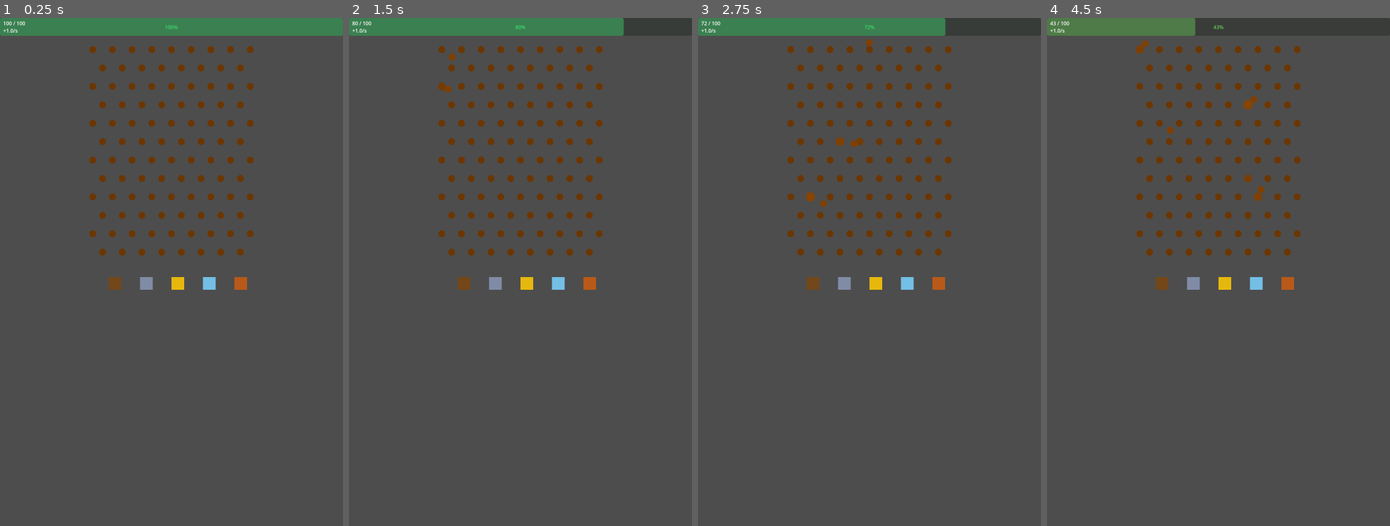
Above: before the commit, frames 1-4 (left to right).
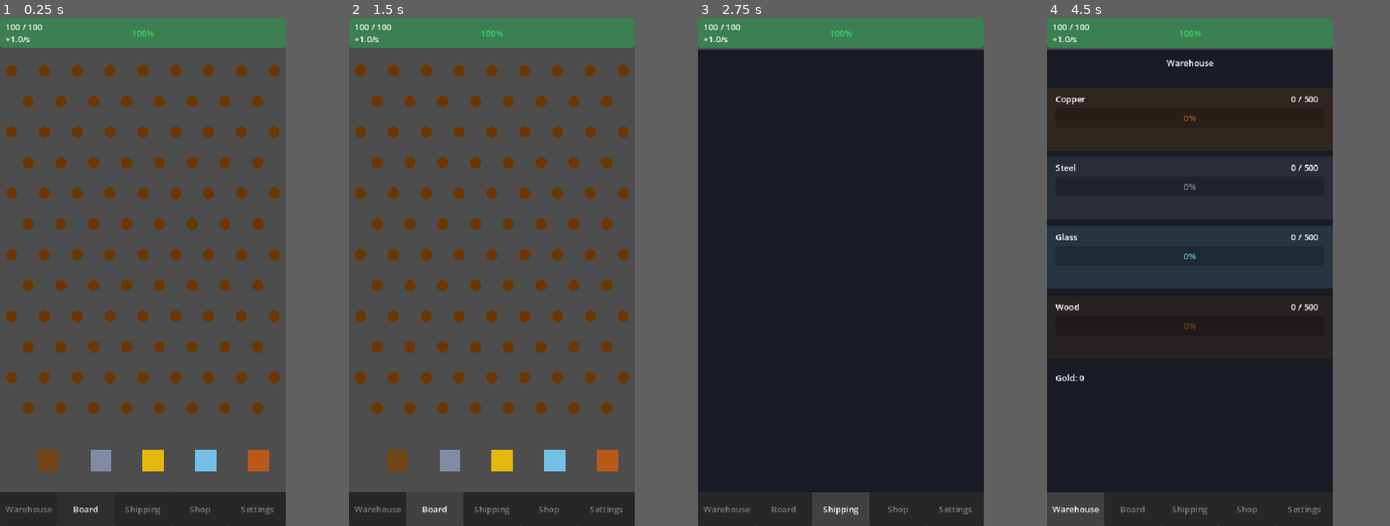
Above: after the commit, the same moments.

Repository: RafaelNTeixeira/ScrapFall
Game: Godot game, scene res://scenes/Main.tscn
Two runs of this game, one before a commit and one after it. Both use one fixed random seed, a clock stepped at 60 frames per second and the inputs below.
Inputs (mouse positions are in pixels of both pictures, inside the frame that each line leads up to):
- Up to frame 1 (0.25 s): no input
- Up to frame 2 (1.5 s): click (383, 510) at 0.5 s, where only the run after the commit has a clickable "Warehouse"; click (451, 510) at 1.25 s, where only the run after the commit has a clickable "Board"
- Up to frame 3 (2.75 s): click (869, 510) at 2 s, where only the run after the commit has a clickable "Shipping"
- Up to frame 4 (4.5 s): click (1287, 510) at 2.75 s, where only the run after the commit has a clickable "Shop"; click (1355, 510) at 3.5 s, where only the run after the commit has a clickable "Settings"; click (1081, 510) at 4.25 s, where only the run after the commit has a clickable "Warehouse"
In our replay, the window is 540x800 before the commit and 450x800 after it. These sizes can differ from the game's own. Grey fills any space a smaller window leaves; there, only what the larger window draws over its background counts as a difference.

The runs differ from the first frame. In frame 1, 18% of the frame differs, in the area x 0-100%, y 0-100%; in frame 2, 16%; in frame 3, 79%; in frame 4, 80%, in the area x 0-84%, y 0-100%.

Commit message:
feat: Added audio manager; Added functional navigation bar system; Added warehouse screen to display collected materials from board; Improved screen resolution

Diff:
--- a/project.godot
+++ b/project.godot
@@ -18,12 +18,15 @@
 [autoload]
 
 GameManager="*uid://rnwlnr75gpur"
+AudioManager="*uid://cxabq1i4rr7xk"
 
 [display]
 
-window/size/viewport_width=1080
-window/size/viewport_height=1920
+window/size/viewport_width=540
+window/size/viewport_height=960
+window/stretch/mode="canvas_items"
 window/stretch/aspect="expand"
+window/handheld/orientation=1
 
 [editor]
 
--- a/scenes/Main.tscn
+++ b/scenes/Main.tscn
@@ -2,9 +2,12 @@
 
 [ext_resource type="PackedScene" uid="uid://bl3hdribg6hh8" path="res://scenes/Board.tscn" id="1_rvslj"]
 [ext_resource type="PackedScene" uid="uid://dg4v756kbnwjj" path="res://scenes/PowerMeterUI.tscn" id="2_0bbpv"]
+[ext_resource type="PackedScene" uid="uid://chf23gce4pwdf" path="res://scenes/TabNavigator.tscn" id="3_0bbpv"]
 
 [node name="Main" type="Node2D" unique_id=1941893153]
 
 [node name="Board" parent="." unique_id=1036975276 instance=ExtResource("1_rvslj")]
 
-[node name="HUDLayer" parent="." unique_id=1048863011 instance=ExtResource("2_0bbpv")]
+[node name="UILayer" parent="." unique_id=1048863011 instance=ExtResource("2_0bbpv")]
+
+[node name="TabNavigator" parent="UILayer" unique_id=1012297485 instance=ExtResource("3_0bbpv")]
--- a/scenes/PowerMeterUI.tscn
+++ b/scenes/PowerMeterUI.tscn
@@ -16,7 +16,7 @@
 
 [node name="FillBar" type="ProgressBar" parent="Control" unique_id=989091035]
 layout_mode = 0
-offset_right = 1080.0
+offset_right = 540.0
 offset_bottom = 56.0
 step = 1.0
 
@@ -38,7 +38,7 @@
 
 [node name="NoEnergyFlash" type="ColorRect" parent="Control" unique_id=741351804]
 layout_mode = 0
-offset_right = 1080.0
+offset_right = 540.0
 offset_bottom = 56.0
 mouse_filter = 2
 color = Color(0.8901961, 0, 0, 0)
--- /dev/null
+++ b/scenes/ResourceBar.tscn
@@ -0,0 +1,50 @@
+[gd_scene format=3 uid="uid://0cfhrbrhjljs"]
+
+[ext_resource type="Script" uid="uid://cu7n0686nca88" path="res://scripts/ResourceBar.gd" id="1_mp457"]
+
+[node name="ResourceBar" type="Control" unique_id=1592509868]
+custom_minimum_size = Vector2(220, 80)
+layout_mode = 3
+anchors_preset = 0
+offset_right = 540.0
+offset_bottom = 173.0
+script = ExtResource("1_mp457")
+
+[node name="Background" type="ColorRect" parent="." unique_id=1040298500]
+layout_mode = 0
+offset_right = 540.0
+offset_bottom = 118.0
+color = Color(0.3553136, 0.35531354, 0.35531357, 1)
+
+[node name="FillBar" type="ProgressBar" parent="." unique_id=1691930371]
+layout_mode = 0
+offset_left = 16.0
+offset_top = 38.0
+offset_right = 523.0
+offset_bottom = 75.0
+
+[node name="ResourceLabel" type="Label" parent="." unique_id=928739105]
+layout_mode = 0
+offset_left = 16.0
+offset_top = 9.0
+offset_right = 72.0
+offset_bottom = 32.0
+text = "Copper"
+
+[node name="AmountLabel" type="Label" parent="." unique_id=199032356]
+layout_mode = 0
+offset_left = 461.0
+offset_top = 9.0
+offset_right = 523.0
+offset_bottom = 32.0
+text = "247/500"
+
+[node name="FullLabel" type="Label" parent="." unique_id=1742429085]
+layout_mode = 0
+offset_left = 16.0
+offset_top = 84.0
+offset_right = 523.0
+offset_bottom = 107.0
+text = "FULL!"
+horizontal_alignment = 2
+vertical_alignment = 2
--- /dev/null
+++ b/scenes/TabNavigator.tscn
@@ -0,0 +1,86 @@
+[gd_scene format=3 uid="uid://chf23gce4pwdf"]
+
+[ext_resource type="Script" uid="uid://dod2nobirxbhk" path="res://scripts/TabNavigator.gd" id="1_3dw7a"]
+[ext_resource type="PackedScene" uid="uid://biav1n2qqyxv5" path="res://scenes/WarehousePanel.tscn" id="2_08dki"]
+
+[node name="TabNavigator" type="Control" unique_id=1012297485]
+layout_mode = 3
+anchors_preset = 12
+anchor_top = 1.0
+anchor_right = 1.0
+anchor_bottom = 1.0
+offset_top = -80.0
+grow_horizontal = 2
+grow_vertical = 0
+script = ExtResource("1_3dw7a")
+
+[node name="TabBar" type="HBoxContainer" parent="." unique_id=653799686]
+layout_mode = 0
+offset_right = 541.0
+offset_bottom = 80.0
+theme_override_constants/separation = 0
+alignment = 1
+
+[node name="BtnWarehouse" type="Button" parent="TabBar" unique_id=2130868384]
+layout_mode = 2
+size_flags_horizontal = 3
+text = "Warehouse"
+
+[node name="BtnBoard" type="Button" parent="TabBar" unique_id=64228727]
+layout_mode = 2
+size_flags_horizontal = 3
+text = "Board"
+
+[node name="BtnShipping" type="Button" parent="TabBar" unique_id=2135231738]
+layout_mode = 2
+size_flags_horizontal = 3
+text = "Shipping"
+
+[node name="BtnShop" type="Button" parent="TabBar" unique_id=1448608533]
+layout_mode = 2
+size_flags_horizontal = 3
+text = "Shop"
+
+[node name="BtnSettings" type="Button" parent="TabBar" unique_id=2082704677]
+layout_mode = 2
+size_flags_horizontal = 3
+text = "Settings"
+
+[node name="Panels" type="Control" parent="." unique_id=1927764689]
+anchors_preset = 0
+offset_top = -41.0
+offset_right = 540.0
+offset_bottom = -1.0
+mouse_filter = 1
+
+[node name="WarehousePanel" parent="Panels" unique_id=2115286960 instance=ExtResource("2_08dki")]
+layout_mode = 1
+offset_top = -775.0
+pivot_offset = Vector2(0, 80)
+
+[node name="BoardPanel" type="Control" parent="Panels" unique_id=1108239978]
+anchors_preset = 0
+offset_top = -775.0
+offset_right = 540.0
+offset_bottom = 40.0
+
+[node name="ShippingPanel" type="Label" parent="Panels" unique_id=1627672269]
+layout_mode = 0
+offset_top = -775.0
+offset_right = 540.0
+offset_bottom = 41.0
+text = "Shipping - coming soon"
+
+[node name="ShopPanel" type="Label" parent="Panels" unique_id=1579446302]
+layout_mode = 0
+offset_top = -775.0
+offset_right = 540.0
+offset_bottom = 41.0
+text = "Shop - coming soon"
+
+[node name="SettingsPanel" type="Label" parent="Panels" unique_id=1184281326]
+layout_mode = 0
+offset_top = -775.0
+offset_right = 540.0
+offset_bottom = 40.0
+text = "Settings - coming soon"
--- /dev/null
+++ b/scenes/WarehousePanel.tscn
@@ -0,0 +1,53 @@
+[gd_scene format=3 uid="uid://biav1n2qqyxv5"]
+
+[ext_resource type="Script" uid="uid://dwvq0dunqyih6" path="res://scripts/WarehouseUI.gd" id="1_3bh1b"]
+[ext_resource type="PackedScene" uid="uid://0cfhrbrhjljs" path="res://scenes/ResourceBar.tscn" id="2_3bh1b"]
+
+[node name="WarehousePanel" type="Control" unique_id=2115286960]
+layout_mode = 3
+anchors_preset = 15
+anchor_right = 1.0
+anchor_bottom = 1.0
+grow_horizontal = 2
+grow_vertical = 2
+script = ExtResource("1_3bh1b")
+
+[node name="TitleLabel" type="Label" parent="." unique_id=1770693474]
+layout_mode = 0
+offset_right = 540.0
+offset_bottom = 49.0
+text = "Warehouse"
+horizontal_alignment = 1
+vertical_alignment = 1
+
+[node name="CopperBar" parent="." unique_id=1592509868 instance=ExtResource("2_3bh1b")]
+layout_mode = 0
+offset_top = 72.0
+offset_bottom = 190.0
+
+[node name="SteelBar" parent="." unique_id=2101834499 instance=ExtResource("2_3bh1b")]
+layout_mode = 0
+offset_top = 202.0
+offset_bottom = 320.0
+resource_type = "Steel"
+
+[node name="GlassBar" parent="." unique_id=241767352 instance=ExtResource("2_3bh1b")]
+layout_mode = 0
+offset_top = 333.0
+offset_bottom = 451.0
+resource_type = "Glass"
+
+[node name="WoodBar" parent="." unique_id=2037759016 instance=ExtResource("2_3bh1b")]
+layout_mode = 0
+offset_top = 465.0
+offset_right = 539.0
+offset_bottom = 583.0
+resource_type = "Wood"
+
+[node name="GoldLabel" type="Label" parent="." unique_id=1227813895]
+layout_mode = 0
+offset_left = 16.0
+offset_top = 608.0
+offset_right = 104.0
+offset_bottom = 631.0
+text = "GoldLabel"
--- /dev/null
+++ b/scripts/AudioManager.gd
@@ -0,0 +1,94 @@
+# =============================================================================
+# AudioManager.gd
+# Autoload Singleton — register in Project > Project Settings > Autoload
+# Name it exactly "AudioManager"
+#
+# Add your .wav or .ogg files to res://audio/ and assign them in the Inspector
+# on the AudioManager node (or swap the @export vars for preloads once you
+# have real assets). Placeholder-safe: every play call checks for null first
+# so the game never crashes from a missing sound file.
+# =============================================================================
+extends Node
+
+# -----------------------------------------------------------------------------
+# Exported audio streams — drag .wav/.ogg files here in the Inspector
+# -----------------------------------------------------------------------------
+@export var sfx_ball_spawn:    AudioStream
+@export var sfx_peg_hit:       AudioStream
+@export var sfx_peg_energy:    AudioStream   # distinct sound for energy peg
+@export var sfx_slot_collect:  AudioStream
+@export var sfx_no_energy:     AudioStream   # buzz when meter is empty
+@export var sfx_storage_full:  AudioStream   # warning when resource cap hit
+@export var sfx_tab_switch:    AudioStream
+
+@export var music_board:       AudioStream   # looping board background music
+
+# -----------------------------------------------------------------------------
+# Settings — toggled by SettingsUI (Phase 10)
+# -----------------------------------------------------------------------------
+var sfx_enabled:   bool = true
+var music_enabled: bool = true
+
+# -----------------------------------------------------------------------------
+# Internal players
+# -----------------------------------------------------------------------------
+# Pool of one-shot SFX players so rapid sounds don't cancel each other
+const SFX_POOL_SIZE: int = 6
+var _sfx_pool:   Array[AudioStreamPlayer] = []
+var _pool_index: int = 0
+
+var _music_player: AudioStreamPlayer
+
+func _ready() -> void:
+	# Build SFX pool
+	for i in SFX_POOL_SIZE:
+		var p := AudioStreamPlayer.new()
+		p.bus = "SFX"          # route to SFX bus (create in AudioServer if needed)
+		add_child(p)
+		_sfx_pool.append(p)
+
+	# Single music player
+	_music_player = AudioStreamPlayer.new()
+	_music_player.bus    = "Music"
+	_music_player.volume_db = -6.0
+	add_child(_music_player)
+
+	# Connect GameManager signals so sounds fire automatically
+	GameManager.ball_drop_failed.connect(func(): play(sfx_no_energy))
+	GameManager.storage_full.connect(func(_r): play(sfx_storage_full))
+
+# -----------------------------------------------------------------------------
+# Public API
+# -----------------------------------------------------------------------------
+func play(stream: AudioStream, volume_db: float = 0.0) -> void:
+	if not sfx_enabled or stream == null:
+		return
+	var player := _sfx_pool[_pool_index]
+	_pool_index = (_pool_index + 1) % SFX_POOL_SIZE
+	player.stream    = stream
+	player.volume_db = volume_db
+	player.play()
+
+func play_music() -> void:
+	if not music_enabled or music_board == null:
+		return
+	if _music_player.playing:
+		return
+	_music_player.stream = music_board
+	_music_player.play()
+
+func stop_music() -> void:
+	_music_player.stop()
+
+func set_sfx_enabled(enabled: bool) -> void:
+	sfx_enabled = enabled
+	if not enabled:
+		for p in _sfx_pool:
+			p.stop()
+
+func set_music_enabled(enabled: bool) -> void:
+	music_enabled = enabled
+	if enabled:
+		play_music()
+	else:
+		stop_music()
--- a/scripts/Board.gd
+++ b/scripts/Board.gd
@@ -185,7 +185,7 @@
 # -----------------------------------------------------------------------------
 # Input — tap anywhere to drop a ball (clamped to board X range)
 # -----------------------------------------------------------------------------
-func _input(event: InputEvent) -> void:
+func _unhandled_input(event: InputEvent) -> void:
 	var pressed: bool = false
 	var tap_x:   float = 0.0
 
--- /dev/null
+++ b/scripts/ResourceBar.gd
@@ -0,0 +1,72 @@
+# =============================================================================
+# ResourceBar.gd
+# Attach to: Control node — one instance per resource (Copper/Steel/Glass/Wood)
+#
+# Scene tree — names must match exactly:
+#   ResourceBar (Control)
+#   ├── Background   (ColorRect)
+#   ├── FillBar      (ProgressBar)
+#   ├── ResourceLabel (Label)   — "Copper"
+#   ├── AmountLabel  (Label)    — "247 / 500"
+#   └── FullLabel    (Label)    — "FULL!" hidden unless at cap
+# =============================================================================
+extends Control
+
+@export var resource_type: String = "Copper"
+
+@onready var _fill_bar:       ProgressBar = $FillBar
+@onready var _resource_label: Label       = $ResourceLabel
+@onready var _amount_label:   Label       = $AmountLabel
+@onready var _full_label:     Label       = $FullLabel
+@onready var _background:     ColorRect   = $Background
+
+const COLORS: Dictionary = {
+	"Copper": Color(0.72, 0.35, 0.10),
+	"Steel":  Color(0.50, 0.55, 0.65),
+	"Glass":  Color(0.45, 0.75, 0.90),
+	"Wood":   Color(0.45, 0.28, 0.10),
+}
+
+var _is_blinking: bool = false
+
+func _ready() -> void:
+	_resource_label.text = resource_type
+	_full_label.visible  = false
+
+	var col: Color = COLORS.get(resource_type, Color.WHITE)
+	_fill_bar.modulate = col
+	_background.color  = Color(col.r, col.g, col.b, 0.15)
+
+	_fill_bar.min_value = 0
+	_fill_bar.max_value = GameManager.storage_caps.get(resource_type, 500)
+	_fill_bar.value     = GameManager.resources.get(resource_type, 0)
+	_update_amount_label()
+
+	GameManager.resource_collected.connect(_on_resource_collected)
+	GameManager.storage_full.connect(_on_storage_full)
+
+func _on_resource_collected(res_type: String, new_total: int) -> void:
+	if res_type != resource_type:
+		return
+	_fill_bar.max_value = GameManager.storage_caps.get(resource_type, 500)
+	_fill_bar.value     = new_total
+	_update_amount_label()
+	_full_label.visible = (new_total >= int(_fill_bar.max_value))
+	if _full_label.visible and not _is_blinking:
+		_start_blink()
+
+func _on_storage_full(res_type: String) -> void:
+	if res_type == resource_type and not _is_blinking:
+		_start_blink()
+
+func _update_amount_label() -> void:
+	var current: int = GameManager.resources.get(resource_type, 0)
+	var cap:     int = GameManager.storage_caps.get(resource_type, 500)
+	_amount_label.text = "%d / %d" % [current, cap]
+
+func _start_blink() -> void:
+	_is_blinking = true
+	var tween: Tween = create_tween().set_loops(6)
+	tween.tween_property(_fill_bar, "modulate", Color.RED, 0.18)
+	tween.tween_property(_fill_bar, "modulate", COLORS.get(resource_type, Color.WHITE), 0.18)
+	tween.finished.connect(func(): _is_blinking = false, CONNECT_ONE_SHOT)
--- /dev/null
+++ b/scripts/TabNavigator.gd
@@ -0,0 +1,124 @@
+# =============================================================================
+# TabNavigator.gd
+# Attach to: Control node inside UILayer (CanvasLayer).
+# No manual anchor setup needed — _ready() positions everything in code.
+#
+# Scene tree — names must match exactly:
+#   TabNavigator (Control)        ← this script
+#   ├── TabBar (HBoxContainer)
+#   │   ├── BtnWarehouse (Button)
+#   │   ├── BtnBoard     (Button)
+#   │   ├── BtnShipping  (Button)
+#   │   ├── BtnShop      (Button)
+#   │   └── BtnSettings  (Button)
+#   └── Panels (Control)
+#       ├── WarehousePanel (Control) ← WarehouseUI.gd
+#       ├── BoardPanel     (Control) ← empty
+#       ├── ShippingPanel  (Control) ← placeholder
+#       ├── ShopPanel      (Control) ← placeholder
+#       └── SettingsPanel  (Control) ← placeholder
+# =============================================================================
+extends Control
+
+const TAB_BAR_HEIGHT:    float = 64.0
+const POWER_METER_HEIGHT: float = 60.0   # leave room at top for PowerMeterUI
+
+enum Tab { WAREHOUSE, BOARD, SHIPPING, SHOP, SETTINGS }
+
+@onready var _tab_bar:  HBoxContainer = $TabBar
+@onready var _panels:   Control       = $Panels
+
+@onready var _btn_warehouse: Button = $TabBar/BtnWarehouse
+@onready var _btn_board:     Button = $TabBar/BtnBoard
+@onready var _btn_shipping:  Button = $TabBar/BtnShipping
+@onready var _btn_shop:      Button = $TabBar/BtnShop
+@onready var _btn_settings:  Button = $TabBar/BtnSettings
+
+@onready var _panel_warehouse: Control = $Panels/WarehousePanel
+@onready var _panel_board:     Control = $Panels/BoardPanel
+@onready var _panel_shipping:  Control = $Panels/ShippingPanel
+@onready var _panel_shop:      Control = $Panels/ShopPanel
+@onready var _panel_settings:  Control = $Panels/SettingsPanel
+
+var _tabs: Dictionary = {}
+
+func _ready() -> void:
+	var vp: Vector2 = get_viewport_rect().size
+
+	# --- Size this Control to fill the entire screen ---
+	set_anchors_and_offsets_preset(Control.PRESET_FULL_RECT)
+
+	# --- Tab bar: anchored to the bottom ---
+	_tab_bar.set_anchor_and_offset(SIDE_LEFT,   0.0, 0.0)
+	_tab_bar.set_anchor_and_offset(SIDE_RIGHT,  1.0, 0.0)
+	_tab_bar.set_anchor_and_offset(SIDE_BOTTOM, 1.0, 0.0)
+	_tab_bar.set_anchor_and_offset(SIDE_TOP,    1.0, -TAB_BAR_HEIGHT)
+	_tab_bar.alignment = BoxContainer.ALIGNMENT_CENTER
+
+	# --- Panels: fill the space between PowerMeterUI and the tab bar ---
+	_panels.set_anchor_and_offset(SIDE_LEFT,   0.0, 0.0)
+	_panels.set_anchor_and_offset(SIDE_RIGHT,  1.0, 0.0)
+	_panels.set_anchor_and_offset(SIDE_TOP,    0.0, POWER_METER_HEIGHT)
+	_panels.set_anchor_and_offset(SIDE_BOTTOM, 1.0, -TAB_BAR_HEIGHT)
+	_panels.mouse_filter  = Control.MOUSE_FILTER_PASS
+	# TabNavigator root must also pass input through
+	mouse_filter          = Control.MOUSE_FILTER_PASS
+
+	# --- Size each panel to fill Panels container ---
+	for panel in [_panel_warehouse, _panel_board, _panel_shipping,
+				  _panel_shop, _panel_settings]:
+		panel.set_anchors_and_offsets_preset(Control.PRESET_FULL_RECT)
+		panel.mouse_filter = Control.MOUSE_FILTER_PASS
+
+	# BoardPanel must never block board touches
+	_panel_board.mouse_filter = Control.MOUSE_FILTER_IGNORE
+
+	# Add a solid background to every non-board panel so the board
+	# is not visible behind them.
+	for panel in [_panel_warehouse, _panel_shipping, _panel_shop, _panel_settings]:
+		var bg := ColorRect.new()
+		bg.set_anchors_and_offsets_preset(Control.PRESET_FULL_RECT)
+		bg.color = Color(0.10, 0.11, 0.14, 1.0)   # dark opaque background
+		bg.mouse_filter = Control.MOUSE_FILTER_IGNORE  # let panel handle input
+		panel.add_child(bg)
+		panel.move_child(bg, 0)  # push behind any existing children
+
+	# --- Button labels ---
+	_btn_warehouse.text = "Warehouse"
+	_btn_board.text     = "Board"
+	_btn_shipping.text  = "Shipping"
+	_btn_shop.text      = "Shop"
+	_btn_settings.text  = "Settings"
+
+	# Expand buttons evenly
+	for btn in [_btn_warehouse, _btn_board, _btn_shipping, _btn_shop, _btn_settings]:
+		btn.size_flags_horizontal = Control.SIZE_EXPAND_FILL
+		btn.custom_minimum_size   = Vector2(0.0, TAB_BAR_HEIGHT)
+
+	# --- Map tabs ---
+	_tabs = {
+		Tab.WAREHOUSE: {&"btn": _btn_warehouse, &"panel": _panel_warehouse},
+		Tab.BOARD:     {&"btn": _btn_board,     &"panel": _panel_board    },
+		Tab.SHIPPING:  {&"btn": _btn_shipping,  &"panel": _panel_shipping },
+		Tab.SHOP:      {&"btn": _btn_shop,      &"panel": _panel_shop     },
+		Tab.SETTINGS:  {&"btn": _btn_settings,  &"panel": _panel_settings },
+	}
+
+	# --- Connect buttons ---
+	_btn_warehouse.pressed.connect(func(): _switch_to(Tab.WAREHOUSE))
+	_btn_board.pressed.connect(func():     _switch_to(Tab.BOARD))
+	_btn_shipping.pressed.connect(func():  _switch_to(Tab.SHIPPING))
+	_btn_shop.pressed.connect(func():      _switch_to(Tab.SHOP))
+	_btn_settings.pressed.connect(func():  _switch_to(Tab.SETTINGS))
+
+	_switch_to(Tab.BOARD)
+
+func _switch_to(tab: Tab) -> void:
+	for t in _tabs:
+		var entry: Dictionary = _tabs[t]
+		var is_active: bool   = (t == tab)
+		(entry[&"panel"] as Control).visible = is_active
+		(entry[&"btn"]   as Button).modulate = Color.WHITE if is_active else Color(0.55, 0.55, 0.55)
+	# BoardPanel is always MOUSE_FILTER_IGNORE (set in _ready).
+	# Other panels are hidden when not active — Godot 4 never sends
+	# input to invisible controls, so no extra filtering needed.
--- /dev/null
+++ b/scripts/WarehouseUI.gd
@@ -0,0 +1,38 @@
+# =============================================================================
+# WarehouseUI.gd
+# Attach to: Control node — the Warehouse tab panel
+#
+# Scene tree — names must match exactly:
+#   WarehouseUI (Control)
+#   ├── TitleLabel      (Label)        — "Warehouse"
+#   ├── CopperBar       (Control)      ← ResourceBar.gd attached
+#   ├── SteelBar        (Control)      ← ResourceBar.gd attached
+#   ├── GlassBar        (Control)      ← ResourceBar.gd attached
+#   └── WoodBar         (Control)      ← ResourceBar.gd attached
+#
+# Each *Bar node must have ResourceBar.gd attached and its @export
+# resource_type set correctly in the Inspector.
+# =============================================================================
+extends Control
+
+@onready var _copper_bar: Control = $CopperBar
+@onready var _steel_bar:  Control = $SteelBar
+@onready var _glass_bar:  Control = $GlassBar
+@onready var _wood_bar:   Control = $WoodBar
+
+# Gold display (no storage cap — shown as a flat number)
+@onready var _gold_label: Label = $GoldLabel
+
+func _ready() -> void:
+	# Set resource types in case they weren't set in the Inspector
+	_copper_bar.resource_type = "Copper"
+	_steel_bar.resource_type  = "Steel"
+	_glass_bar.resource_type  = "Glass"
+	_wood_bar.resource_type   = "Wood"
+
+	GameManager.gold_changed.connect(_on_gold_changed)
+	_on_gold_changed(GameManager.gold)
+
+func _on_gold_changed(new_total: float) -> void:
+	if _gold_label:
+		_gold_label.text = "Gold: %d" % int(new_total)
Not shown, added: scripts/AudioManager.gd.uid
Not shown, added: scripts/ResourceBar.gd.uid
Not shown, added: scripts/TabNavigator.gd.uid
Not shown, added: scripts/WarehouseUI.gd.uid
